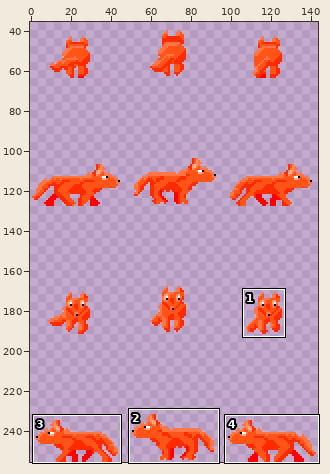
Sprite sheet: sprite/animal/fox/PNG/48x64/fox.png. The first picture is a wide view before the edit; the outline marks the close-up.
Close-up. Old version:
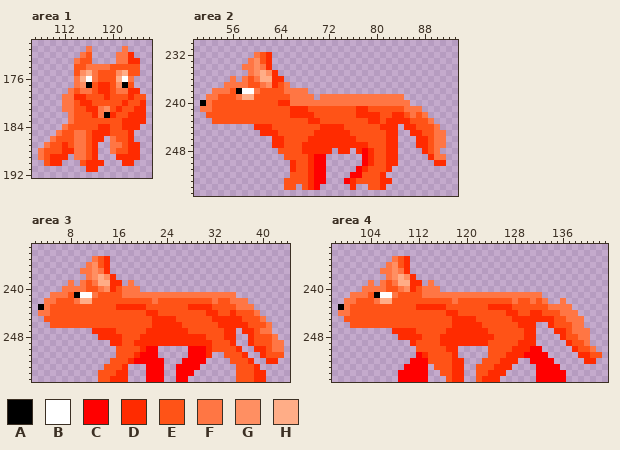
The file is 144x256 pixels. Shown: area 1: x 107..126, y 170..192; area 2: x 50..93, y 230..255; area 3: x 2..44, y 233..255; area 4: x 98..143, y 233..255. The wide view leaves out empty margins. The commit also changed other parts of the picture, which this record leaves out.
Palette (. is transparent): A #000000  B #ffffff  C #ff0000  D #ff2b00  E #ff5317  F #ff7644  G #ff8f62  H #ffad87
Pixels before, area 1, first column x 108:
171 ........F.....F...
172 .......FE....FFD..
173 ......FEE....FFDD.
174 ......EEFFFFEEEEE.
175 ......EGHFEEEGHEE.
176 ......FHBFEEEHBF..
177 ......FGAEDDEGAE..
178 .....FEFFEDDEFFDD.
179 ....FFDDEEEDEEEDEE
180 ....FFEDDEEEEEDEED
181 ....FFEEDDFGEDEEDD
182 .....FEEEDFADEEDDD
183 .....FEEEEEEEEDDDD
184 ....FEEEEEDDEEDDD.
185 ...FEEFFEDDDEEED..
186 ..FEEEFFEDD.FEED..
187 .FEEDEFFED..FFEDD.
188 FEEEDDFFED..FEEDD.
189 FEDDD.FFED...DDDD.
190 .EDD...EDDD...DD..
191 ........DD........
Pixels before, area 2, first column x 51:
232 .........FED.............................
233 ........FGED.............................
234 .......FFGFD.............................
235 ........FGHGD............................
236 .....F.FEFHHDD...........................
237 ....FFFFEEFGDEF..........................
238 ..FFFEABBFEEEEFFFF.......................
239 .FFEEEFHHEEEEEEFFFF.FFFFFFFFFFFFFF.......
240 AFEEEEEEEEEEEDDFFFFFFFFFFFFFFFFFFFF......
241 FFEEEEEEEEEEEEEDDDEEEEEEEEDDEEEEEEFFF....
242 .EEEEEEEEEEEEEEDDDDEEEEEEEDDDDEEDDEFEF...
243 ..EEEEEEEEEEEEEEEEDDEEEEEEEEDDEDDDDEEEF..
244 .........DDDEEEEEEEEDDDDEEEEEEDDD.DDEEEF.
245 ..........DDDEEEEEEDDDDDDEEEEEEDD..DDEEFF
246 ............DDEEEEDDDDDDDDEEEEEDD...DDEFF
247 ............DDEEEDDDDDDDDDDDEEEDD...DDEFF
248 .............EEEEDDDDD.DD.DCDEEDD....DEF.
249 ..............EEEEDCC......CDEEDD.....DFF
250 ...............DEEDCC......CDEEDD......DD
251 ...............DEEDCC.....CDEEED.........
252 ...............EEEDCC....CCEEED..........
253 ..............EEEEDCC...CDEEEEDD.........
254 ..............EE.EDC.....D..EED..........
Pixels before, area 3, first column x 3:
235 .........FED.............................
236 ........FGED.............................
237 .......FFGFD.............................
238 ........FGHGD............................
239 .....F.FEFHHDD.F.........................
240 ....FFFFEEFGDEFFF........................
241 ..FFFEABBFEEEEFFFFFFFFFFFFFFFFFFF........
242 .FFEEEFHHEEEEEEEEEEFEEEEEEEEEFEEFFF......
243 AFEEEEEEEEEEEDDDDDEEEEEEEDDDDEEEEFFF.....
244 FFEEEEEEEEEEEEEEEEDDEEEEEEEEDDEEDEEEF....
245 .EEEEEEEEEEEEEEEEEEDDDDEEEEEEDDDDDEEEF...
246 ..EEEEEEEEEEEEEEEEEDDDDDEEEEEEDDDDDEEEF..
247 .........DDDDEEEEEDDDDDDDEEEEEEDD.DDEFF..
248 ..........DDDDEEEDDDDDDDDDDDEEEDD..DEEEF.
249 ............DDEEDDDDDDDDDDDDDEEED..DEEEFF
250 .............EEEEDCC.....CCCDEEEED..DDEFF
251 .............EEEDCCC.....CCCD..EEED..DEEE
252 ............EEEDCCCCC...CCCC....EEED..DD.
253 ...........EEED...CCC..CCCC......EEED....
254 ..........EEEDD...CCC..CCC.......EEEDD...
255 ..........EEDDD...CCC..CC........EEEDD...
Pixels before, area 4, first column x 99:
235 .........FED................................
236 ........FGED................................
237 .......FFGFD................................
238 ........FGHGD...............................
239 .....F.FEFHHDD.F............................
240 ....FFFFEEFGDEFFF...........................
241 ..FFFEABBFEEEEFFFFFFFFFFFFFFFFFFFF..........
242 .FFEEEFHHEEEEEEEEEEFEEEEEEEEEFEEFEF..F......
243 AFEEEEEEEEEEEDDDDDEEEEEEEDDDDEEEEEEFFFF.....
244 FFEEEEEEEEEEEEEEEEDDEEEEEEEEDDEEDDEEEFFF....
245 .EEEEEEEEEEEEEEEEEEDDDDEEEEEEDDDDDDDEEFFF...
246 ..EEEEEEEEEEEEEEEEEDDDDDEEEEEEDDD..DEEEFF...
247 .........DDDDEEEEEDDDDDDDEEEEEEDD...DDEFFF..
248 ..........DDDDEEEDDDDDDDDDEEEEEDD....DEEFF..
249 ............DEEEEDDDDDDDDEEEEEDDD.....DEEF..
250 .............EEEEEDD.....EEEEDDDCC.....DEEF.
251 .............CDEEEED.....EEEDDDCCCC.....DDEE
252 ............CCCEEEEDD...EEEDDD..CCCC.....DD.
253 ...........CCCC.EEEDD..EEEDDD....CCCC.......
254 ..........CCCCC..EEDD..EEDDD.....CCCCC......
255 ..........CCCCC...EDD..EDDD......CCCCC......
Now the later version:
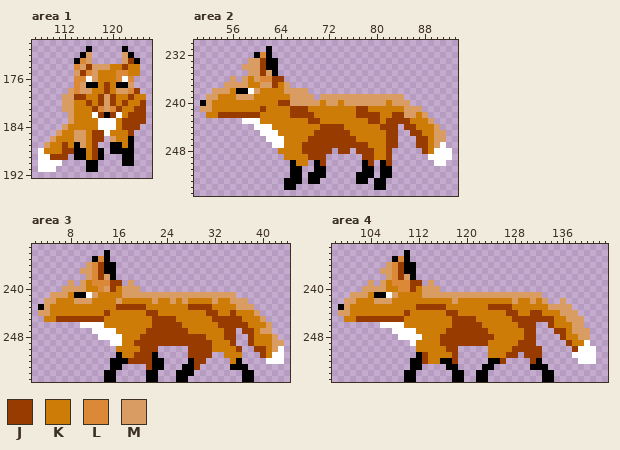
Colours new in this view: J #983b00  K #cd7c07  L #db8837  M #d99c63
Edits made:
Changed rows in their new state; - is an unchanged pixel.
Area 1:
first column x 108:
171 --------A-----A---
172 -------AM----.MA--
173 ------ALM----.MJA-
174 ------LMJMMMKKJKK-
175 ------MJLMKKKLLKK-
176 ------LL-MKKKL-L--
177 ------LM-AKJKA-M--
178 -----MLMMKKJKMMLJ-
179 ----MMJJKKJMJKKJKK
180 ----MMKKJKJMJKJKKJ
181 ----MMKKKJLMLJKKJJ
182 -----MKKKBJ-JBKJJJ
183 -----MKKKKBBBKJJJJ
184 ----MKKKKKBBBKJJJ-
185 ---MKKMMKJJBKKKJ--
186 --MKKKMMKJJ-MKKA--
187 -MKKJKAMKJ--AAKA.-
188 BKKKJJAAKJA-AAAA.-
189 BBJJJ-AAKJA--.AA.-
190 BBBB---.AA.---AA--
191 BBB-----AA--------
Area 2:
first column x 51:
231 -----------A------------------------------
232 ---------ALA------------------------------
233 --------MMJAA-----------------------------
234 -------MMMJAA-----------------------------
235 --------MMJMA-----------------------------
236 -----M-MKMLLJJ----------------------------
237 ----MMMMKKMMJKM---------------------------
238 --MMMK-A-MKKKKMMMM------------------------
239 -MMKKKMMMKKKKKKMMMM-MMMMMMMMMMMMMM--------
240 -MKKKKKKKKKKKJJMMMMMKMMKMMMMMMMKMMM-------
241 MMKKKKKKKKJKKKKJJJKKKKKKKKJJKKKKKKMMM-----
242 -KKJJJJJJJKKKKKJJJJKKKKKKKJJJJKKJJMMKM----
243 --.....BBBKKKKKKKKJJKKKKKKKKJJKJJJJKKKM---
244 ---------BBBKKKKKKKKJJJJKKKKKKJJJ-JJKKKM--
245 ----------BBBKKKKKKJJJJJJKKKKKKJJ--JJKKMM-
246 -----------BBBKKKKJJJJJJJJKKKKKJJ---JJKMM-
247 ------------BBKKKJJJJJJJJJJJKKKJJ---JJKMB-
248 -------------KKKKJJJJJ-JJ-JJJKKJ.----JKBBB
249 --------------KKKKJJJ------JJKKJ.-----BBBB
250 ---------------AKK.AJ------AJ.AJ.------BB-
251 ---------------AA..AA-----.AA.AA----------
252 ---------------AA.AAA----.AAA.AA----------
253 --------------AAA.AA.---..AA.AA.----------
254 --------------AA-...-----.--.AA-----------
Area 3:
first column x 3:
234 -----------A-----------------------------
235 ---------ALA-----------------------------
236 --------MLJAA----------------------------
237 -------MMLJAA----------------------------
238 --------MLJMA----------------------------
239 -----M-MKLLLJJ-M-------------------------
240 ----MMMMKKLMJKMMM------------------------
241 --MMMK-A-MKKKKMMMMMMMMMMMMMMMMMMM--------
242 -MMKKKMMMKKKKMKKKKKMKKMKMKKKKMKKMMM------
243 -MKKKKKKKKKKKJJJJJKKKKKKKJJJJKKKKMMM-----
244 MMKKKKKKKKKJKKKKKKJJKKKKKKKKJJKKJKKKM----
245 -KKJJJJJJJJKKKKKKKKJJJJKKKKKKJJJJJKKKM---
246 --.....BBBBKKKKKKKKJJJJJKKKKKKJJJJJKKKM--
247 ---------BBBBKKKKKJJJJJJJKKKKKKJJ-JJKMM--
248 ----------BBBBKKKJJJJJJJJJJJKKKJJ--JKKKM-
249 ------------BBKKJJJJJJJJJJJJJKKKJ--JKKKMM
250 -------------KKKKJJJ-----JJJJKKKKJ--JJKMB
251 -------------AKKJJJA-----JJJJ--KKK.--JKBB
252 ------------AAAJJJJAA---.AJJ----KA..--BBB
253 -----------.AA.---JAA--.AAJ-----AAA..----
254 ----------.AA..---AA.--AAA-------.AA..---
255 ----------.AA..---AA.--AA--------.AA..---
Area 4:
first column x 99:
234 -----------A--------------------------------
235 ---------ALA--------------------------------
236 --------MLJAA-------------------------------
237 -------MMLJAA-------------------------------
238 --------MLJMA-------------------------------
239 -----M-MKLLLJJ-M----------------------------
240 ----MMMMKKLLJKMMM---------------------------
241 --MMMK-A-MKKKKMMMMMMMMMMMMMMMMMMMM----------
242 -MMKKKMMMKKKKKKKKKKMKKKKKKKKKMKKMKM--M------
243 -MKKKKKKKKKKKJJJJJKKKKKKKJJJJKKKKKKMMMM-----
244 MMKKKKKKKKKJKKKKKKJJKKKKKKKKJJKKJJKKKMMM----
245 -KKJJJJJJJJKKKKKKKKJJJJKKKKKKJJJJJJJKKMMM---
246 --.....BBBBKKKKKKKKJJJJJKKKKKKJJJ--JKKKMM---
247 ---------BBBBKKKKKJJJJJJJKKKKKKJJ---JJKMMM--
248 ----------BBBBKKKJJJJJJJJJKKKKKJJ----JKKMM--
249 ------------BKKKKJJJJJJJJKKKKKJJJ-----JKKB--
250 -------------KKKKKJJ-----KKKKJJJJJ-----JBBB-
251 -------------AJKKKKJ-----KKKJJ.JJJ.----BBBB.
252 ------------AAJKKAAJ.---.AAJ..--JA..----BBB-
253 -----------.AA.-..AA.--.AA...---AAA..-------
254 ----------.AA..--..AA--AA...-----.AA..------
255 ----------.AA..---.AA--AA..------.AA..------
